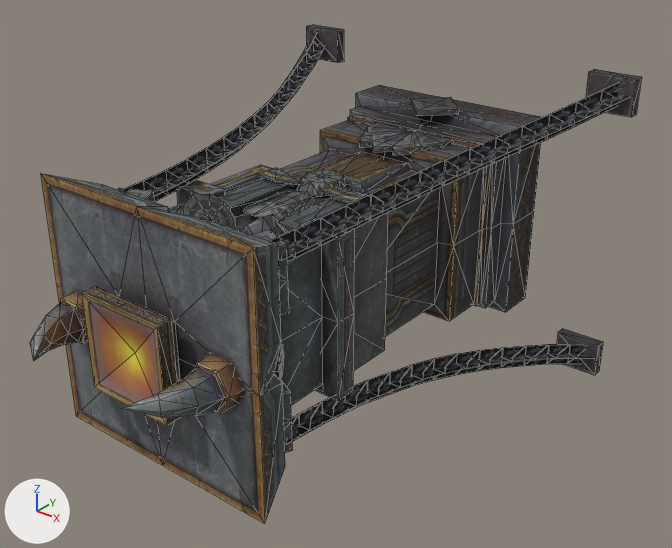
Before and after pictures for a commit that changed the OBJ model sceneobjs/huodong_fuben_651/huodong_fuben_651_zawu_huolu_01.obj.
One viewpoint serves both versions: a 50 mm lens placed at (180.0, -298.0, 130.0), pointed at (9.0, -85.0, -2.0). Lighting does not change. The marker at lower left points along +X, +Y and +Z. Mesh edges are drawn as thin lines. Where no turn or scale is listed for an object, it has been applied to the vertices.

In view in the first picture: 'huodong_fuben_651_zawu_huolu_01'.
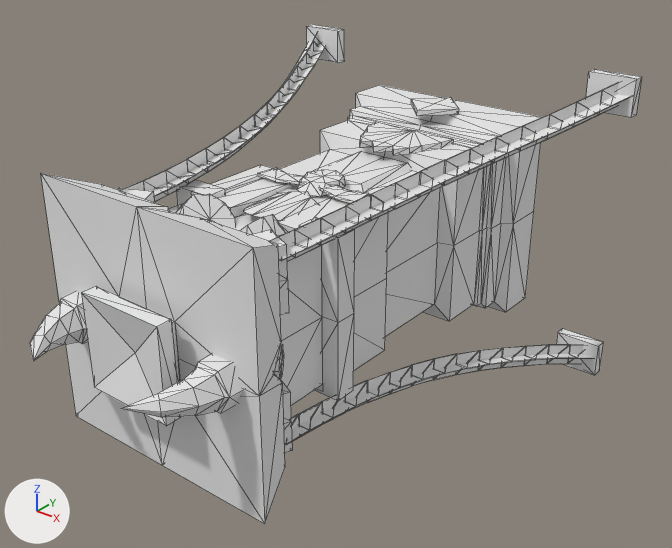
Pixel boxes [x1, y1, x2, y2] of what changed, in the pictures (672 x 548 px):
'huodong_fuben_651_zawu_huolu_01', recoloured
    both: [30, 24, 642, 524]

The change, as a diff of the scene's bpy script:
```diff
--- a/sceneobjs/huodong_fuben_651/huodong_fuben_651_zawu_huolu_01.obj.py
+++ b/sceneobjs/huodong_fuben_651/huodong_fuben_651_zawu_huolu_01.obj.py
@@ mat_material_1_1 @@
+mat_material_1_1 = principled_material('material_1')
+mat_material_1_1.base_color = (0.8, 0.8, 0.8)  # white #e7e7e7
+mat_material_1_1.roughness = 1.0
@@ me_huodong_fuben_651_zawu_huolu_01 @@
 me_huodong_fuben_651_zawu_huolu_01.from_pydata(...)  # 1293 vertices, 1600 faces; spans x -70.0..70.0, y -181.0..-1.0, z -56.0..56.0
-me_huodong_fuben_651_zawu_huolu_01.materials.append(mat_material_1)  # picture img_huodong_fuben_651_zawu_huolu_01_png
+me_huodong_fuben_651_zawu_huolu_01.materials.append(mat_material_1_1)  # white #e7e7e7
```
